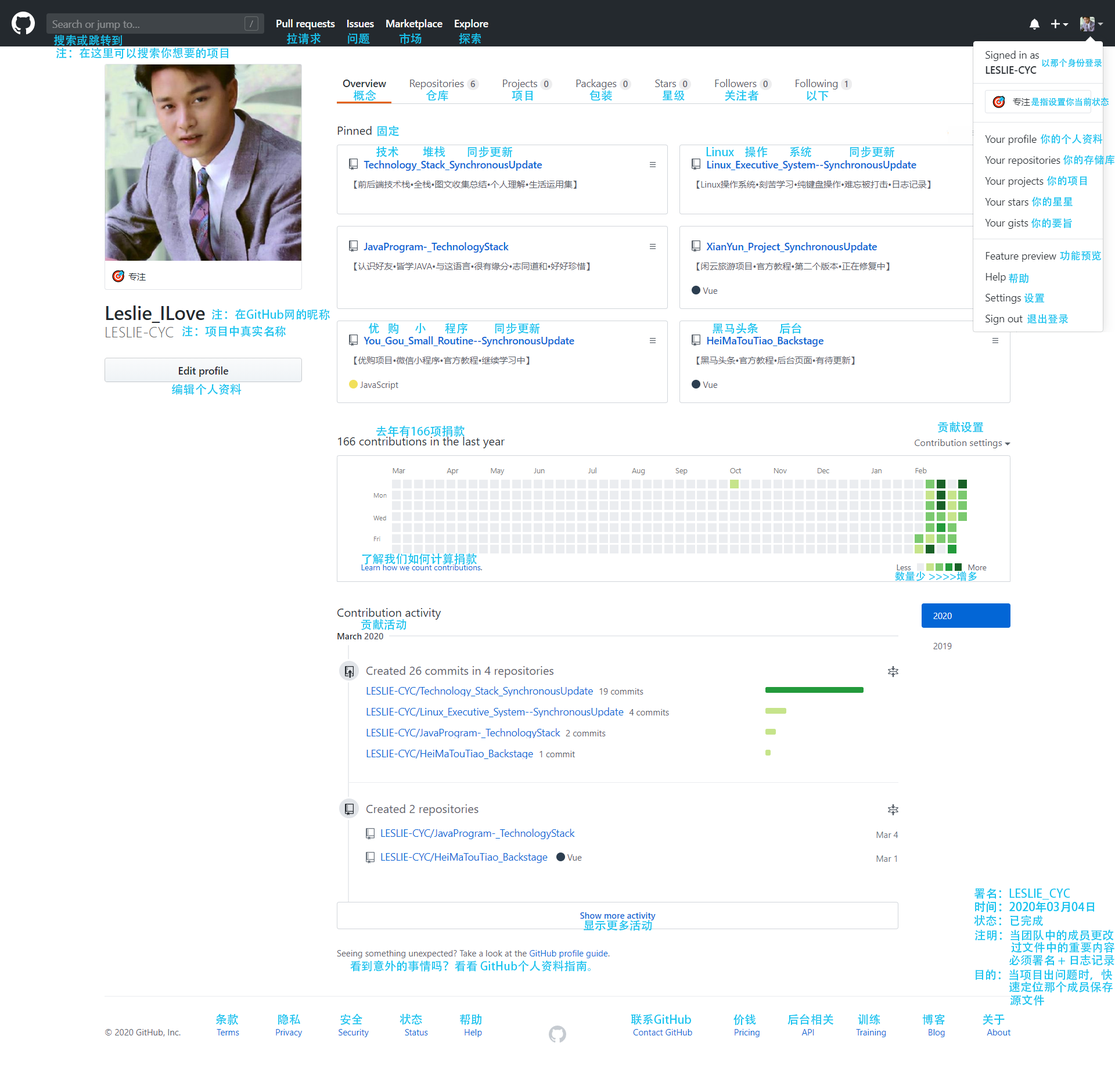
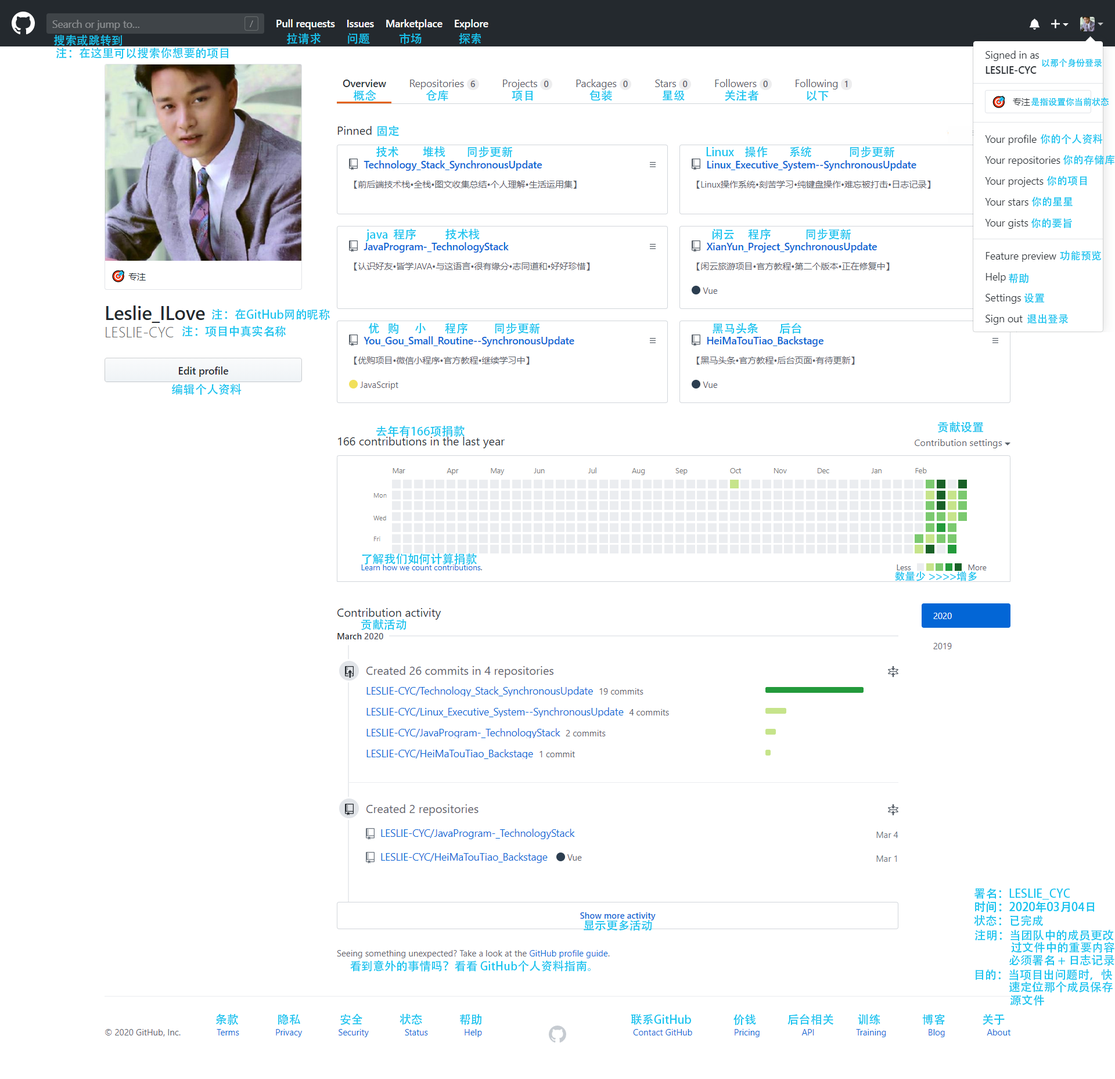
Layer changes from the first (1115, 1079) image to the second:
showed "java 程序 技术栈" over box(365, 228, 851, 242)
